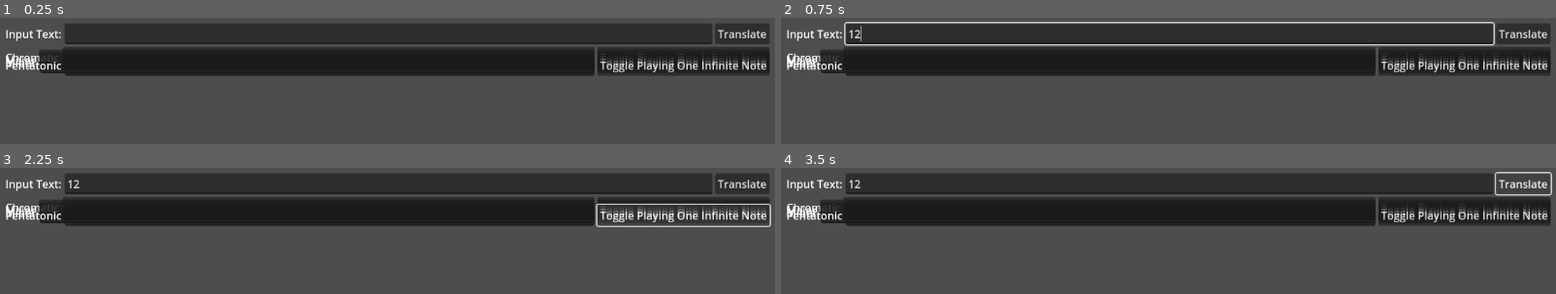
Above: before the commit, frames 1-4 (two rows, left to right).
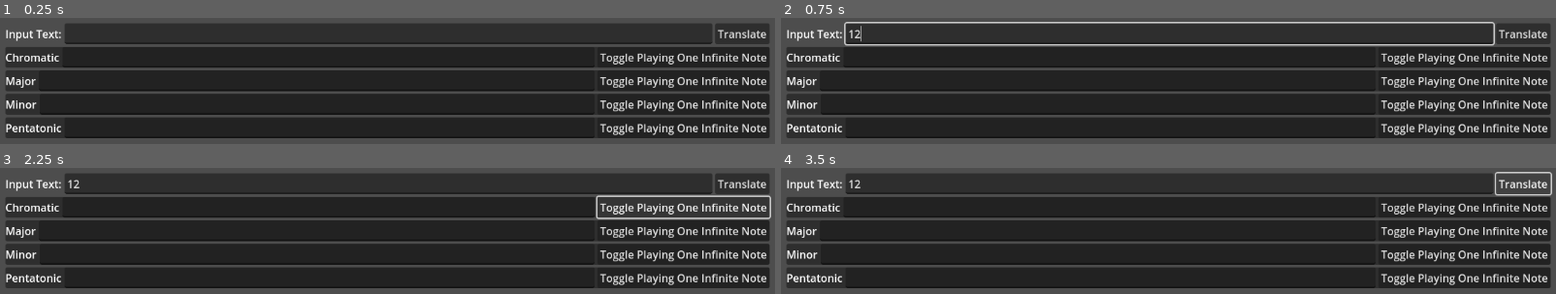
Above: after the commit, the same moments.

Repository: NBumgardner/text-to-music-gui-2015
Game: Godot game, scene res://scenes/TextToMusicGui.tscn
Two runs of this game, one before a commit and one after it. Both use one fixed random seed, a clock stepped at 60 frames per second and the inputs below.
Inputs (mouse positions are in pixels of both pictures, inside the frame that each line leads up to):
- Up to frame 1 (0.25 s): no input
- Up to frame 2 (0.75 s): click (1168, 34) at 0.52 s; type "12" at 0.6 s
- Up to frame 3 (2.25 s): click (325, 207) at 0.75 s; type "12" at 0.83 s; click "Translate" at 1.25 s; click "Toggle Playing One Infinite N…" at 2 s
- Up to frame 4 (3.5 s): click "Translate" at 2.75 s

The runs differ from the first frame. In frame 1, 48% of the frame differs, in the area x 0-100%, y 23-96%; in frame 2, 48%; in frame 3, 49%, in the area x 0-100%, y 21-96%; in frame 4, 48%.

Commit message:
Add Background Panels to Not Overlap Rows

Diff:
--- a/v2-godot/scenes/ScaledSolfegePlayer.tscn
+++ b/v2-godot/scenes/ScaledSolfegePlayer.tscn
@@ -4,21 +4,16 @@
 
 [sub_resource type="AudioStreamGenerator" id="AudioStreamGenerator_clsq1"]
 
-[node name="ScaledSolfegePlayer" type="Control"]
-layout_mode = 3
-anchors_preset = 15
-anchor_right = 1.0
-anchor_bottom = 1.0
-grow_horizontal = 2
-grow_vertical = 2
+[node name="ScaledSolfegePlayer" type="PanelContainer"]
+offset_right = 371.0
+offset_bottom = 31.0
 script = ExtResource("1_cxax3")
 
+[node name="AudioStreamPlayer" type="AudioStreamPlayer" parent="."]
+stream = SubResource("AudioStreamGenerator_clsq1")
+
 [node name="HBoxContainer" type="HBoxContainer" parent="."]
-layout_mode = 1
-anchors_preset = 10
-anchor_right = 1.0
-offset_bottom = 31.0
-grow_horizontal = 2
+layout_mode = 2
 
 [node name="ScaleName" type="Label" parent="HBoxContainer"]
 layout_mode = 2
@@ -32,7 +27,4 @@
 layout_mode = 2
 text = "Toggle Playing One Infinite Note"
 
-[node name="AudioStreamPlayer" type="AudioStreamPlayer" parent="."]
-stream = SubResource("AudioStreamGenerator_clsq1")
-
 [connection signal="pressed" from="HBoxContainer/Button" to="." method="_on_button_pressed"]
